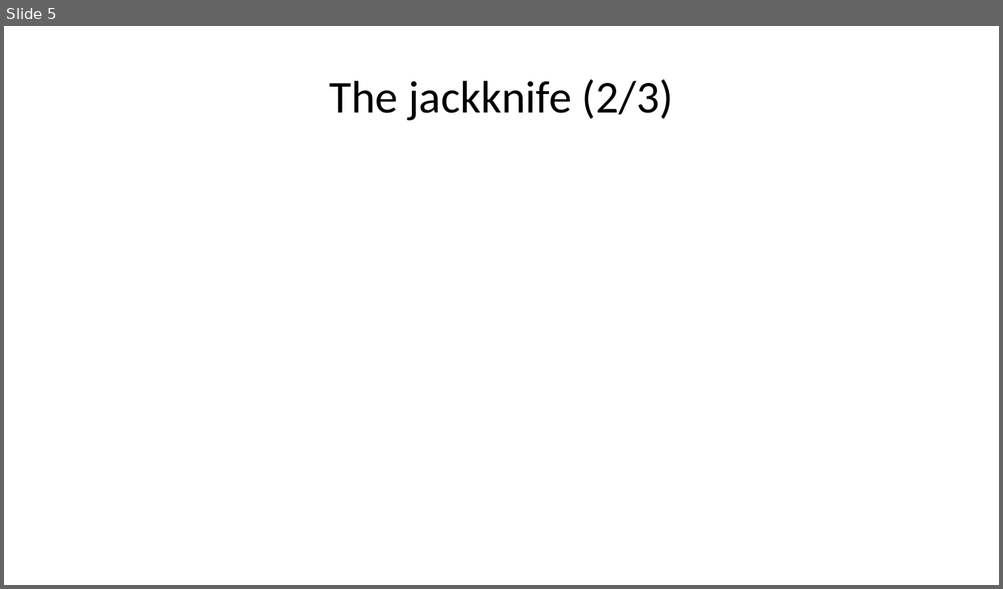
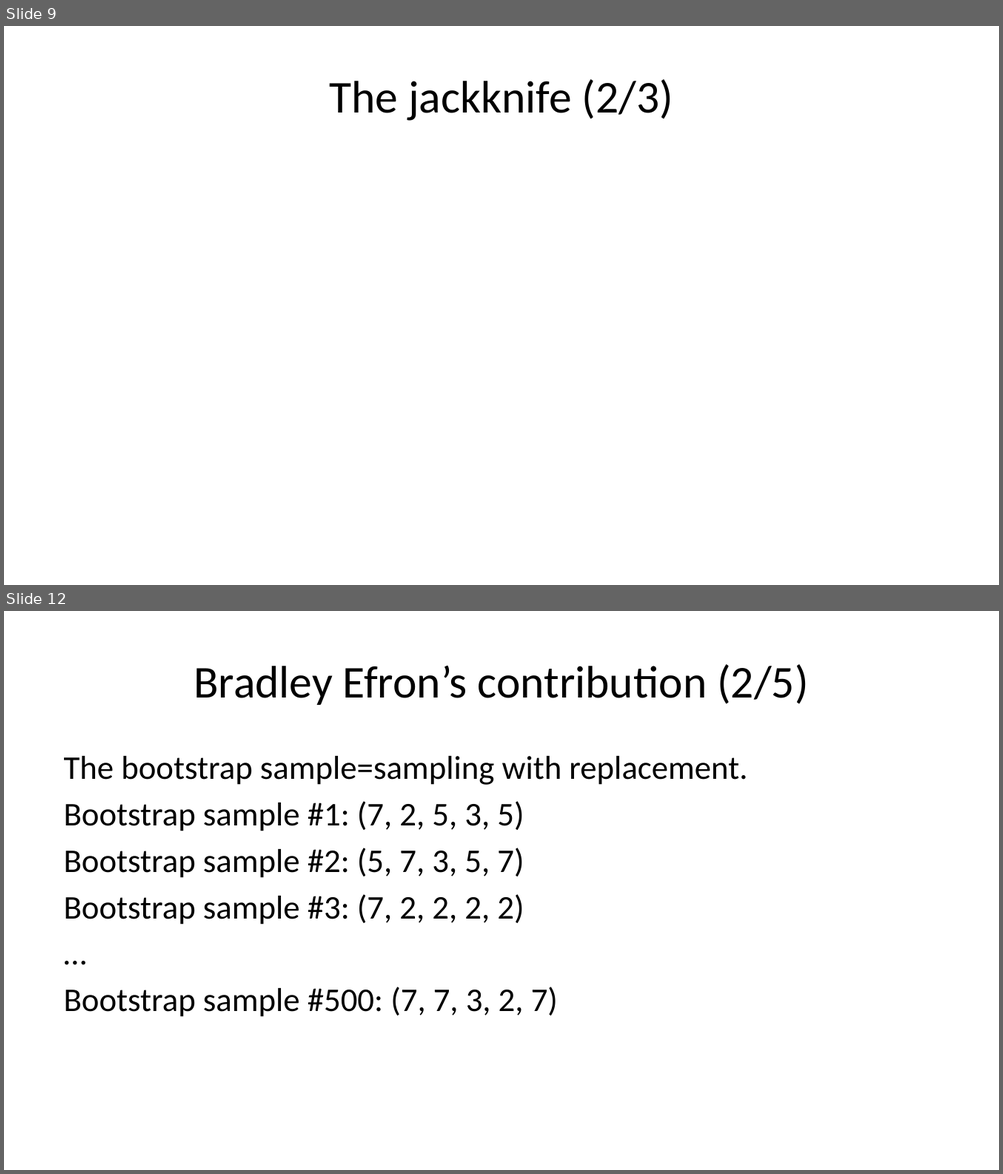
Before and after one commit to pmean/papers-and-presentations, a slide deck: bootstrap/src/bootstrap-slides.pptx. Shown one above the other, each under a label of ours: slide 5 before the commit, slides 9 and 12 after it; the slides between them are not shown. The pictures are 1003x589 and 1003x1174 pixels, drawn with LibreOffice and Linux fonts; fonts in the diff are those of the drawing. Boxes give left, top, right and bottom in pixels: in the first picture for what was removed or moved away, otherwise in the second. Text is boxed around its words. In the diff, an @@ line names an element or a change of style, - is before the commit and + after.

Commit message:
Added CART images to bootstrap talk

```diff
--- a/bootstrap/src/bootstrap-slides.pptx
+++ b/bootstrap/src/bootstrap-slides.pptx
@@ slide 12 added at (4,611,999,1170), background #FFFFFF @@
@@ title added at (193,664,808,705), 33 pt, text #000000 @@
+Bradley Efron’s contribution (2/5)
@@ text added at (64,756,747,1017), 24 pt, text #000000 @@
+The bootstrap sample=sampling with replacement.
+Bootstrap sample #1: (7, 2, 5, 3, 5)
+Bootstrap sample #2: (5, 7, 3, 5, 7)
+Bootstrap sample #3: (7, 2, 2, 2, 2)
+…
+Bootstrap sample #500: (7, 7, 3, 2, 7)
@@ what was slide 5 is now slide 9 @@
```
Also in this commit, not shown: 3 slides changed, 7 other slides added, 1 slide removed, 5 other files.
